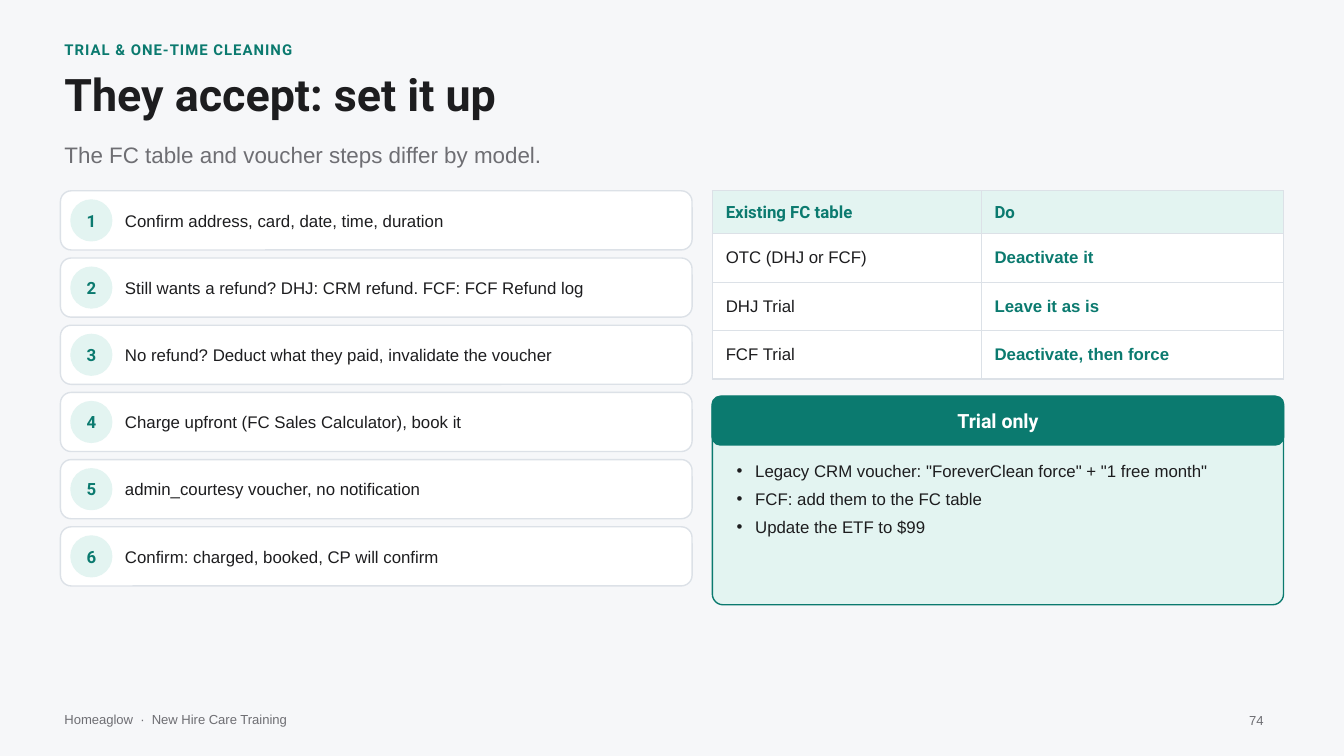
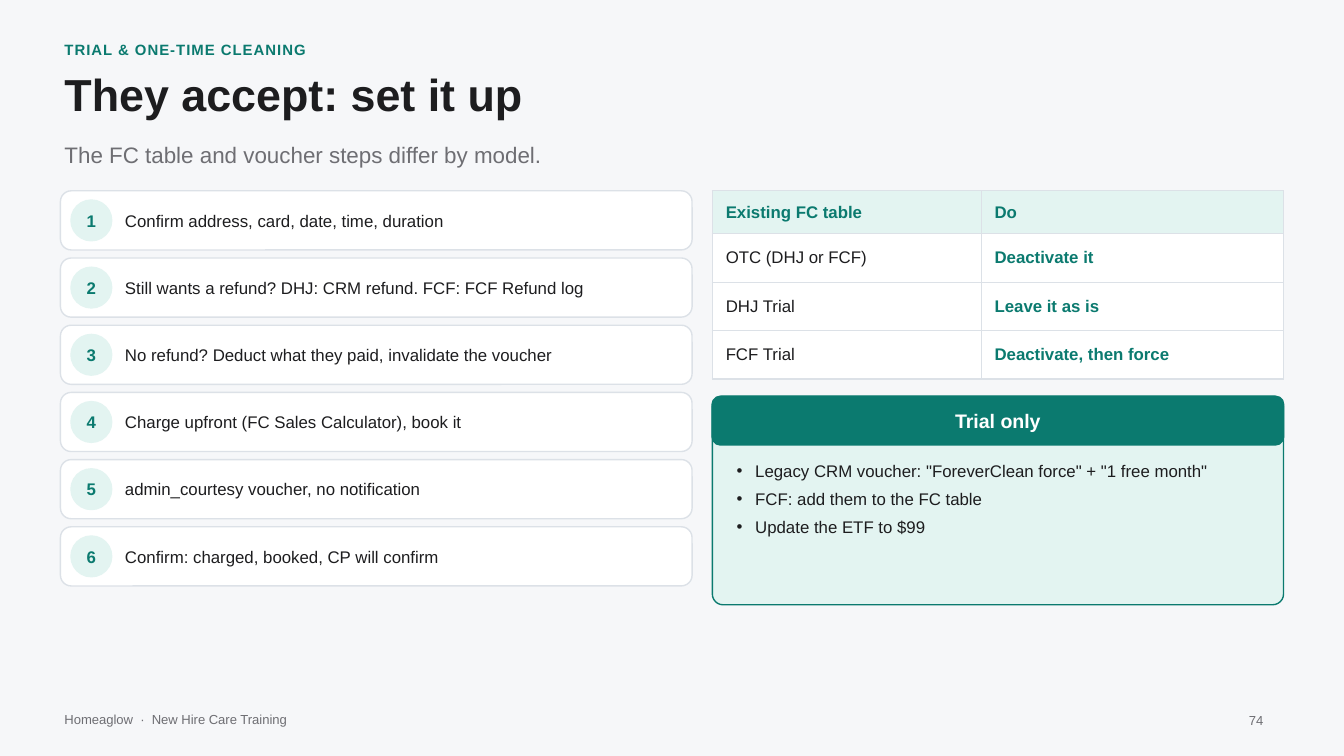
Before and after one commit to anjulimichelle/training, a slide deck: slide 74 of retention-membership-cancellation/retention-membership-cancellation.pptx. Drawn at 1344x756 pixels with LibreOffice and Linux fonts; fonts in the diff are those of the drawing. Boxes give left, top, right and bottom in pixels: in the first picture for what was removed or moved away, otherwise in the second. Text is boxed around its words. In the diff, an @@ line names an element or a change of style, - is before the commit and + after.

```diff
--- a/retention-membership-cancellation/retention-membership-cancellation.pptx
+++ b/retention-membership-cancellation/retention-membership-cancellation.pptx
@@ table at <box>712,191,1284,632</box> @@
@@ font Roboto to Arial in "Existing FC table", "Do" @@
@@ font Roboto to Arial in 4 elements at <box>64,44,306,55</box>, <box>64,78,523,120</box>, <box>87,215,96,227</box>, <box>712,396,1284,445</box> @@
```
Also in this commit, not shown: 78 other slides changed, 1 slide added, 1 slide removed, 3 other files.
